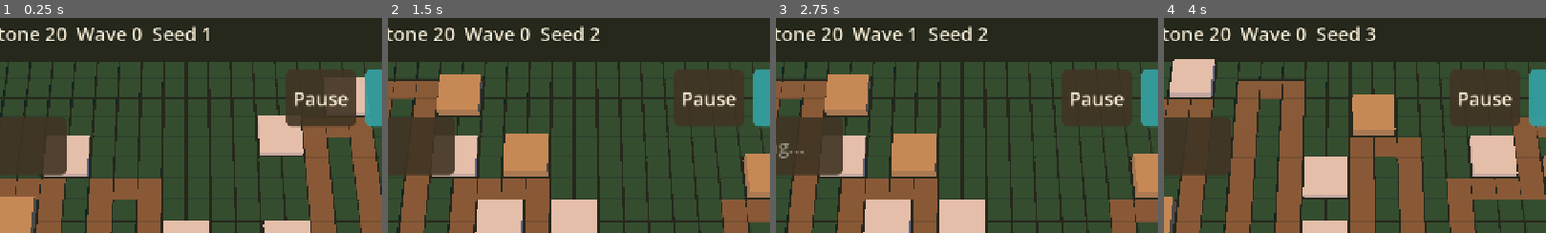
Above: before the commit, frames 1-4 (left to right).
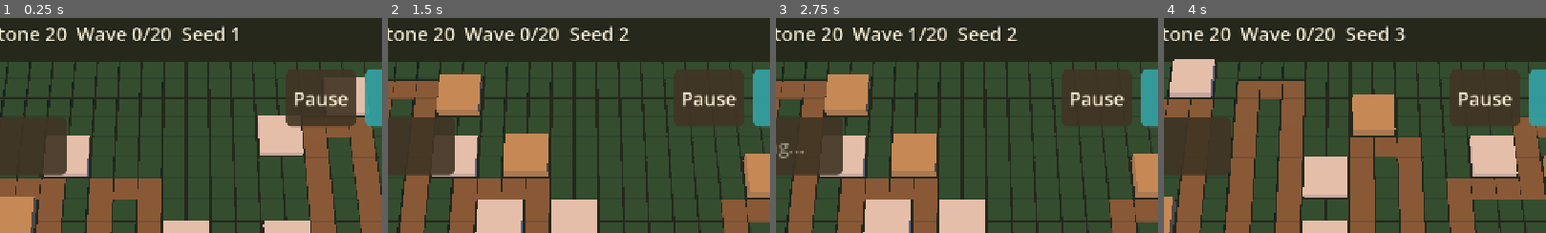
Above: after the commit, the same moments.

Repository: juanpalopez/psychic-bassoon
Game: Godot game, scene res://main.tscn
Same seed, same stepped clock (60 frames per second), same inputs: the game is played once before the commit and once after it.
Inputs:
- Up to frame 1 (0.25 s): no input
- Up to frame 2 (1.5 s): click "Start wave 1" at 0.5 s; click "Next seed" at 1.25 s
- Up to frame 3 (2.75 s): click "Start wave 1" at 2 s
- Up to frame 4 (4 s): click "Next seed" at 2.75 s; click "1x" at 3.5 s
The pictures show only the part of the screen within x 26-76%, y 2-52%; the shares and areas given below are measured in that part.

The runs differ from the first frame. In frame 1, 0.9% of the frame differs, in the area x 37-63%, y 3-11%; in frame 2, 1.0%; in frame 3, 1.0%; in frame 4, 1.0%, in the area x 37-64%, y 3-11%.

Commit message:
feat(sim): win a run by clearing wave 20, with a victory screen (#210)
* feat(sim): win a run by clearing wave 20, with a victory screen

Closes #209

Co-Authored-By: Claude Sonnet 5.5 <noreply@anthropic.com>

* fix(sim): refuse waves past the win wave and pin the loss-wins rule

Review of #210: launching wave 21 after the win wave's spawner finished
skipped settling wave 20. Launches at WIN_WAVE are now refused with
FINAL_WAVE, commands after a win get GAME_WON, the balance tool rejects
--waves above 20, and the same-tick loss-and-win case has a real test.

Refs #210

Co-Authored-By: Claude Sonnet 5.5 <noreply@anthropic.com>

---------

Co-authored-by: Claude Sonnet 5.5 <noreply@anthropic.com>

Diff:
--- a/godot/content/game_rules.gd
+++ b/godot/content/game_rules.gd
@@ -8,6 +8,9 @@
 const MAX_FRAME_SECONDS := 0.05
 ## Fastest game speed the player can pick (1x, 2x, 3x).
 const MAX_GAME_SPEED := 3
+## Clearing this wave wins the run. The greybox ends here; the GDD has no
+## endless mode yet, so this is a stand-in until chapters or the boss decide it.
+const WIN_WAVE := 20
 const START_BUTTONS := 180
 const START_HEARTSTONE_HEALTH := 20
 const TOWER_LEVELS := 3
--- a/godot/main.gd
+++ b/godot/main.gd
@@ -77,7 +77,9 @@
 	_message.visible = _message_left > 0.0
 	_top_bar.show_state(_game)
 	_speed_bar.show_speed(_speed)
-	if _game.over:
+	if _game.won:
+		_game_over.show_won(_game.wave)
+	elif _game.over:
 		_game_over.show_for(_game.wave)
 	else:
 		_game_over.close()
@@ -181,9 +183,12 @@
 		_panel.show_tower(tower, _game.buttons, TowerInfo.effective_range(_game.map, tower))
 		_show_ring(tower)
 		return
-	if _game.over:
+	if _game.over or _game.won:
+		var why := (
+			GameEvent.RejectReason.GAME_WON if _game.won else GameEvent.RejectReason.GAME_OVER
+		)
 		_highlight.show_block(anchor, footprint, height, BLOCKED_COLOUR)
-		_show_message(RejectText.of(GameEvent.RejectReason.GAME_OVER))
+		_show_message(RejectText.of(why))
 		return
 	_highlight.show_block(anchor, footprint, height, FREE_COLOUR)
 	_menu.open_for(anchor, _game.buttons)
@@ -305,11 +310,17 @@
 ## The launch button says what a press would do, and rests while it cannot.
 func _update_launch_button() -> void:
 	var next := _game.wave + 1
-	if _game.over:
+	if _game.won:
+		_launch.text = "You won"
+		_launch.disabled = true
+	elif _game.over:
 		_launch.text = "Game over"
 		_launch.disabled = true
 	elif not _game.spawners.is_empty():
 		_launch.text = "Wave %d is coming..." % _game.wave
+		_launch.disabled = true
+	elif _game.wave >= EARLY_RULES.WIN_WAVE:
+		_launch.text = "Final wave"
 		_launch.disabled = true
 	elif _game.running:
 		var bonus: int = EARLY_RULES.EARLY_CALL_BASE + _game.wave * EARLY_RULES.EARLY_CALL_PER_WAVE
--- a/godot/sim/bot/bot_runner.gd
+++ b/godot/sim/bot/bot_runner.gd
@@ -29,7 +29,7 @@
 	var since_clear := {"kills": 0, "leaks": 0, "ticks": 0}
 	var waves_cleared := 0
 	var ticks := 0
-	while ticks < max_ticks and not game.over and waves_cleared < max_waves:
+	while ticks < max_ticks and not game.over and not game.won and waves_cleared < max_waves:
 		act.call(game)
 		Game.tick(game)
 		ticks += 1
@@ -67,6 +67,7 @@
 		"seed": map_seed,
 		"waves_cleared": waves_cleared,
 		"over": game.over,
+		"won": game.won,
 		"died_on_wave": game.wave if game.over else 0,
 		"heartstone_health": game.heartstone_health,
 		"towers": game.towers.size(),
--- a/godot/sim/bot/scripted_bot.gd
+++ b/godot/sim/bot/scripted_bot.gd
@@ -26,7 +26,7 @@
 
 ## Sends this tick's commands. Call it before `Game.tick`.
 func act(game: GameState) -> void:
-	if game.over:
+	if game.over or game.won:
 		return
 	_rank_sockets(game)
 	_spend(game)
--- a/godot/sim/game/frame.gd
+++ b/godot/sim/game/frame.gd
@@ -18,7 +18,12 @@
 ) -> int:
 	var ticks := clock.advance(elapsed_seconds, speed)
 	var ran := 0
-	while ran < ticks and not game.over and (until_tick < 0 or game.tick_count < until_tick):
+	while (
+		ran < ticks
+		and not game.over
+		and not game.won
+		and (until_tick < 0 or game.tick_count < until_tick)
+	):
 		if before_tick.is_valid():
 			before_tick.call(game)
 		Game.tick(game)
--- a/godot/sim/game/game.gd
+++ b/godot/sim/game/game.gd
@@ -47,7 +47,7 @@
 	game.pending = []
 	for command in commands:
 		_apply(game, command)
-	if not game.over:
+	if not game.over and not game.won:
 		WaveRunner.step_spawners(game)
 		Combat.step(game)
 		if not game.over:
@@ -129,6 +129,9 @@
 
 
 static func _launch_wave(game: GameState, command: Command) -> void:
+	# the run ends when the win wave is cleared, so no wave comes after it
+	if game.wave >= RULES.WIN_WAVE:
+		return _reject(game, command, GameEvent.RejectReason.FINAL_WAVE)
 	if game.running and not game.spawners.is_empty():
 		return _reject(game, command, GameEvent.RejectReason.WAVE_IN_PROGRESS)
 	var early_bonus := 0
@@ -145,6 +148,8 @@
 
 
 static func _apply(game: GameState, command: Command) -> void:
+	if game.won:
+		return _reject(game, command, GameEvent.RejectReason.GAME_WON)
 	if game.over:
 		return _reject(game, command, GameEvent.RejectReason.GAME_OVER)
 	match command.kind:
--- a/godot/sim/game/game_event.gd
+++ b/godot/sim/game/game_event.gd
@@ -16,6 +16,7 @@
 	GAME_OVER,
 	FOE_KILLED,
 	TOWER_FIRED,
+	GAME_WON,
 }
 
 ## Why a command did nothing. A rejection is an event, never an error.
@@ -28,6 +29,8 @@
 	MAX_LEVEL,
 	NO_SUCH_TOWER,
 	WAVE_IN_PROGRESS,
+	GAME_WON,
+	FINAL_WAVE,
 }
 
 var kind: Kind = Kind.TOWER_BUILT
--- a/godot/sim/game/game_state.gd
+++ b/godot/sim/game/game_state.gd
@@ -16,6 +16,8 @@
 var wave: int = 0
 var running: bool = false
 var over: bool = false
+## True once `WIN_WAVE` has been cleared; like `over`, it stops the game.
+var won: bool = false
 var towers: Array[Tower] = []
 ## Foes on the board, in the order they spawned.
 var foes: Array[Foe] = []
--- a/godot/sim/waves/wave_runner.gd
+++ b/godot/sim/waves/wave_runner.gd
@@ -51,3 +51,8 @@
 	event.wave = game.wave
 	event.bonus = bonus
 	game.events.append(event)
+	if game.wave >= RULES.WIN_WAVE:
+		game.won = true
+		var win := GameEvent.of(GameEvent.Kind.GAME_WON)
+		win.wave = game.wave
+		game.events.append(win)
--- a/godot/tests/sim/game_test_kit.gd
+++ b/godot/tests/sim/game_test_kit.gd
@@ -68,6 +68,7 @@
 		routes.append(cells)
 	return {
 		"seed": game.seed,
+		"won": game.won,
 		"tick": game.tick_count,
 		"buttons": game.buttons,
 		"heartstone_health": game.heartstone_health,
--- a/godot/tests/sim/test_balance_args.gd
+++ b/godot/tests/sim/test_balance_args.gd
@@ -38,6 +38,7 @@
 		"--profiles=foo",
 		"--profiles=",
 		"--waves=0",
+		"--waves=21",
 		"--waves=-3",
 		"--waves=x",
 		"--wave=30",
--- /dev/null
+++ b/godot/tests/sim/test_win.gd
@@ -0,0 +1,136 @@
+## A run is won when wave `WIN_WAVE` is cleared: the clear bonus is paid, a
+## GAME_WON event is reported once, and then nothing else runs, like game over.
+extends GutTest
+
+const RULES := preload("res://content/game_rules.gd")
+const PROFILES := preload("res://content/bot_profiles.gd")
+
+
+## A game one clear away from `wave`: it is running that wave with nothing left
+## to fight, so the next tick settles it.
+func _about_to_clear(wave: int) -> GameState:
+	var game := Game.create(1)
+	game.wave = wave
+	game.running = true
+	return game
+
+
+func _kinds(game: GameState, kind: GameEvent.Kind) -> Array[GameEvent]:
+	var found: Array[GameEvent] = []
+	for event in game.events:
+		if event.kind == kind:
+			found.append(event)
+	return found
+
+
+func test_the_win_wave_is_in_the_content() -> void:
+	assert_eq(RULES.WIN_WAVE, 20)
+
+
+func test_a_new_game_is_not_won() -> void:
+	assert_false(Game.create(1).won)
+
+
+func test_clearing_the_win_wave_wins_once_and_pays_its_bonus() -> void:
+	var game := _about_to_clear(RULES.WIN_WAVE)
+	var before := game.buttons
+	Game.tick(game)
+	assert_true(game.won)
+	assert_false(game.over)
+	assert_eq(game.buttons, before + RULES.WAVE_CLEAR_BASE + 20 * RULES.WAVE_CLEAR_PER_WAVE)
+	var won := _kinds(game, GameEvent.Kind.GAME_WON)
+	assert_eq(won.size(), 1)
+	assert_eq(won[0].wave, RULES.WIN_WAVE)
+	assert_eq(_kinds(game, GameEvent.Kind.WAVE_CLEARED).size(), 1, "the wave is cleared first")
+	Game.tick(game)
+	assert_eq(_kinds(game, GameEvent.Kind.GAME_WON).size(), 0, "reported once")
+
+
+func test_clearing_an_earlier_wave_does_not_win() -> void:
+	for wave in [1, 10, RULES.WIN_WAVE - 1]:
+		var game := _about_to_clear(wave)
+		Game.tick(game)
+		assert_false(game.won, "wave %d" % wave)
+		assert_eq(_kinds(game, GameEvent.Kind.GAME_WON).size(), 0)
+
+
+func test_a_won_game_runs_nothing_more() -> void:
+	var game := _about_to_clear(RULES.WIN_WAVE)
+	Game.tick(game)
+	assert_true(game.won)
+	var foe := FoeSpawner.spawn(game, "scrapGoblin", 1, 0)
+	var at := foe.distance
+	var ticks := game.tick_count
+	for i in 30:
+		Game.tick(game)
+	assert_eq(foe.distance, at, "foes stop walking")
+	assert_eq(game.heartstone_health, RULES.START_HEARTSTONE_HEALTH)
+	assert_eq(game.tick_count, ticks + 30, "the tick count still runs")
+	assert_eq(game.events.size(), 0, "no shots, spawns or other events")
+
+
+func test_a_won_game_refuses_commands() -> void:
+	var game := _about_to_clear(RULES.WIN_WAVE)
+	Game.tick(game)
+	var buttons := game.buttons
+	var anchor := game.map.sockets[0]
+	Game.submit(game, Command.build("spoolGuard", anchor.x, anchor.y))
+	Game.submit(game, Command.launch_wave())
+	Game.tick(game)
+	assert_eq(game.towers.size(), 0)
+	assert_eq(game.buttons, buttons)
+	var refused := _kinds(game, GameEvent.Kind.COMMAND_REJECTED)
+	assert_eq(refused.size(), 2)
+	assert_eq(refused[0].reason, GameEvent.RejectReason.GAME_WON)
+
+
+func test_the_frame_stepper_stops_when_the_game_is_won() -> void:
+	var game := _about_to_clear(RULES.WIN_WAVE)
+	var clock := Clock.new()
+	var ran := Frame.step(game, clock, 0.5, 1)
+	assert_true(game.won)
+	assert_lt(ran, 15, "it stopped on the winning tick, not after the frame's 15 ticks")
+	assert_eq(Frame.step(game, clock, 0.5, 1), 0, "and runs nothing afterwards")
+
+
+func test_a_game_cannot_be_lost_and_won() -> void:
+	# the last foe of wave 20 leaks and takes the last Heartstone health: the run is
+	# lost, and the wave does not settle into a win on the same tick
+	var game := _about_to_clear(RULES.WIN_WAVE)
+	game.heartstone_health = 1
+	var foe := FoeSpawner.spawn(game, "scrapGoblin", RULES.WIN_WAVE, 0)
+	foe.distance = 1.0e9
+	Game.tick(game)
+	assert_true(game.over)
+	assert_false(game.won)
+	assert_eq(_kinds(game, GameEvent.Kind.GAME_WON).size(), 0)
+	assert_eq(_kinds(game, GameEvent.Kind.WAVE_CLEARED).size(), 0)
+
+
+func test_no_wave_can_be_launched_after_the_win_wave() -> void:
+	var game := _about_to_clear(RULES.WIN_WAVE)
+	game.spawners = []
+	var before := game.buttons
+	Game.submit(game, Command.launch_wave())
+	Game.tick(game)
+	assert_eq(game.wave, RULES.WIN_WAVE)
+	assert_eq(
+		game.buttons, before + RULES.WAVE_CLEAR_BASE + RULES.WIN_WAVE * RULES.WAVE_CLEAR_PER_WAVE
+	)
+	var refused := _kinds(game, GameEvent.Kind.COMMAND_REJECTED)
+	assert_eq(refused.size(), 1)
+	assert_eq(refused[0].reason, GameEvent.RejectReason.FINAL_WAVE)
+	assert_true(game.won, "and the wave settles into the win")
+
+
+func test_the_scripted_bot_wins_a_20_wave_run() -> void:
+	var result := BotRunner.play(2, PROFILES.PROFILES.mix, 20)
+	assert_eq(result.waves_cleared, 20)
+	assert_true(result.won)
+	assert_false(result.over)
+
+
+func test_the_win_replays_identically() -> void:
+	var a := BotRunner.play(3, PROFILES.PROFILES.spoolOnly, 20)
+	var b := BotRunner.play(3, PROFILES.PROFILES.spoolOnly, 20)
+	assert_eq(a, b)
--- a/godot/tests/test_hud_flow.gd
+++ b/godot/tests/test_hud_flow.gd
@@ -168,3 +168,19 @@
 	main.select_cell(main.game().map.sockets[0])
 	(main.get_node("Hud/BuildMenu") as BuildMenu).tower_buttons()[0].pressed.emit()
 	assert_string_contains((main.get_node("Hud/Message") as Label).text, "Paused")
+
+
+func test_a_won_game_shows_the_victory_overlay_and_play_again_starts_afresh() -> void:
+	var main := await _main()
+	var game: GameState = main.game()
+	var overlay := main.get_node("Hud/GameOver") as GameOverPanel
+	game.wave = 20
+	game.won = true
+	main._process(0.05)
+	assert_true(overlay.visible)
+	assert_string_contains(overlay.title_text(), "holds")
+	assert_string_contains((main.get_node("Hud/LaunchWave") as Button).text, "won")
+	assert_true((main.get_node("Hud/LaunchWave") as Button).disabled)
+	overlay.play_again_button().pressed.emit()
+	assert_false(main.game().won)
+	assert_false(overlay.visible)
--- a/godot/tests/test_waves_greybox.gd
+++ b/godot/tests/test_waves_greybox.gd
@@ -35,7 +35,7 @@
 	(main.get_node("Hud/LaunchWave") as Button).pressed.emit()
 	_frames(main, 1.0)
 	var text := " ".join((main.get_node("Hud/TopBar") as TopBar).texts())
-	assert_string_contains(text, "Wave 1")
+	assert_string_contains(text, "Wave 1/20")
 	assert_string_contains(text, "Heartstone %d" % main.game().heartstone_health)
 	assert_string_contains(text, "Buttons %d" % main.game().buttons)
 
@@ -92,9 +92,11 @@
 	var main := await _main()
 	var game: GameState = main.game()
 	game.over = true
-	game.wave = 99
+	# the wave counter never goes past the win wave in a real game
+	game.wave = 20
 	game.heartstone_health = 20
-	game.buttons = 99999
+	# more Buttons than a run ever holds (the Spool Guard strategy ends with 2,500)
+	game.buttons = 9999
 	main._process(0.05)
 	var text := " ".join((main.get_node("Hud/TopBar") as TopBar).texts())
 	# the bar has 1280 - 20 - 500 px before it would run under the speed buttons
--- a/godot/tests/ui/test_game_over_panel.gd
+++ b/godot/tests/ui/test_game_over_panel.gd
@@ -33,3 +33,18 @@
 	panel.show_for(1)
 	panel.close()
 	assert_false(panel.visible)
+
+
+func test_a_win_says_so_and_names_the_wave() -> void:
+	var panel := _panel()
+	panel.show_won(20)
+	assert_true(panel.visible)
+	assert_string_contains(panel.title_text(), "holds")
+	assert_string_contains(panel.detail_text(), "wave 20")
+
+
+func test_a_loss_after_a_win_says_the_heartstone_fell_again() -> void:
+	var panel := _panel()
+	panel.show_won(20)
+	panel.show_for(6)
+	assert_string_contains(panel.title_text(), "fallen")
--- a/godot/tests/ui/test_top_bar.gd
+++ b/godot/tests/ui/test_top_bar.gd
@@ -15,7 +15,7 @@
 	game.wave = 3
 	var bar := _bar()
 	bar.show_state(game)
-	assert_eq(bar.texts(), ["Buttons 123", "Heartstone 14", "Wave 3", "Seed 7"])
+	assert_eq(bar.texts(), ["Buttons 123", "Heartstone 14", "Wave 3/20", "Seed 7"])
 
 
 func test_it_follows_the_game_when_it_changes() -> void:
--- a/godot/tools/balance_args.gd
+++ b/godot/tools/balance_args.gd
@@ -3,6 +3,7 @@
 class_name BalanceArgs
 extends RefCounted
 
+const RULES := preload("res://content/game_rules.gd")
 const PROFILES := preload("res://content/bot_profiles.gd")
 const DEFAULT_SEEDS: Array[int] = [1, 2, 3, 4, 5, 6, 7, 8]
 const DEFAULT_WAVES := 20
@@ -41,6 +42,8 @@
 			var text := arg.trim_prefix("--waves=")
 			if not text.is_valid_int() or int(text) < 1:
 				return _bad(out, arg, "waves must be a whole number of at least 1")
+			if int(text) > RULES.WIN_WAVE:
+				return _bad(out, arg, "a run ends at wave %d, when it is won" % RULES.WIN_WAVE)
 			out.waves = int(text)
 		elif arg == "--detail":
 			out.detail = true
--- a/godot/ui/game_over_panel.gd
+++ b/godot/ui/game_over_panel.gd
@@ -8,6 +8,8 @@
 const BUTTON_SIZE := Vector2(320.0, 96.0)
 ## The title wraps at this width, so the panel stays narrow on a small screen.
 const TEXT_WIDTH := 340.0
+const LOST_TITLE := "The Heartstone has fallen"
+const WON_TITLE := "The Heartstone holds!"
 
 var _title := Label.new()
 var _detail := Label.new()
@@ -19,7 +21,7 @@
 	var box := VBoxContainer.new()
 	box.alignment = BoxContainer.ALIGNMENT_CENTER
 	add_child(box)
-	_title.text = "The Heartstone has fallen"
+	_title.text = LOST_TITLE
 	_title.horizontal_alignment = HORIZONTAL_ALIGNMENT_CENTER
 	_title.autowrap_mode = TextServer.AUTOWRAP_WORD_SMART
 	_title.custom_minimum_size = Vector2(TEXT_WIDTH, 0.0)
@@ -34,7 +36,15 @@
 
 ## Opens the overlay for a game lost on `wave`.
 func show_for(wave: int) -> void:
+	_title.text = LOST_TITLE
 	_detail.text = "You fell on wave %d" % wave
+	visible = true
+
+
+## Opens the overlay for a game won by clearing `wave`.
+func show_won(wave: int) -> void:
+	_title.text = WON_TITLE
+	_detail.text = "You cleared wave %d" % wave
 	visible = true
 
 
--- a/godot/ui/reject_text.gd
+++ b/godot/ui/reject_text.gd
@@ -21,4 +21,8 @@
 			return "No such tower"
 		GameEvent.RejectReason.WAVE_IN_PROGRESS:
 			return "A wave is still coming"
+		GameEvent.RejectReason.GAME_WON:
+			return "You already won"
+		GameEvent.RejectReason.FINAL_WAVE:
+			return "That was the final wave"
 	return "That did not work"
--- a/godot/ui/top_bar.gd
+++ b/godot/ui/top_bar.gd
@@ -1,6 +1,8 @@
 ## The top bar: Buttons, Heartstone health, wave and seed, one label each.
 class_name TopBar
 extends HBoxContainer
+
+const RULES := preload("res://content/game_rules.gd")
 
 var _labels: Array[Label] = []
 
@@ -16,7 +18,7 @@
 func show_state(game: GameState) -> void:
 	_labels[0].text = "Buttons %d" % game.buttons
 	_labels[1].text = "Heartstone %d" % game.heartstone_health
-	_labels[2].text = "Wave %d" % game.wave
+	_labels[2].text = "Wave %d/%d" % [game.wave, RULES.WIN_WAVE]
 	_labels[3].text = "Seed %d" % game.seed
 
 
Not shown, added: godot/tests/sim/test_win.gd.uid
Not shown, changed: docs/BALANCE.md
